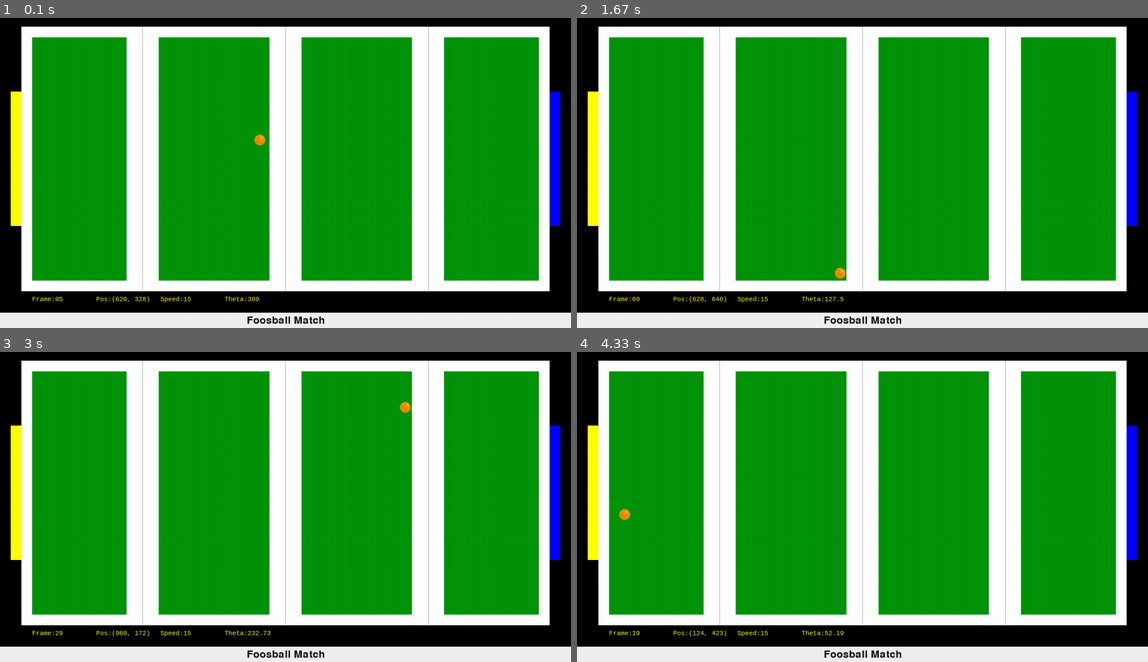
Above: before the commit, frames 1-4 (two rows, left to right).
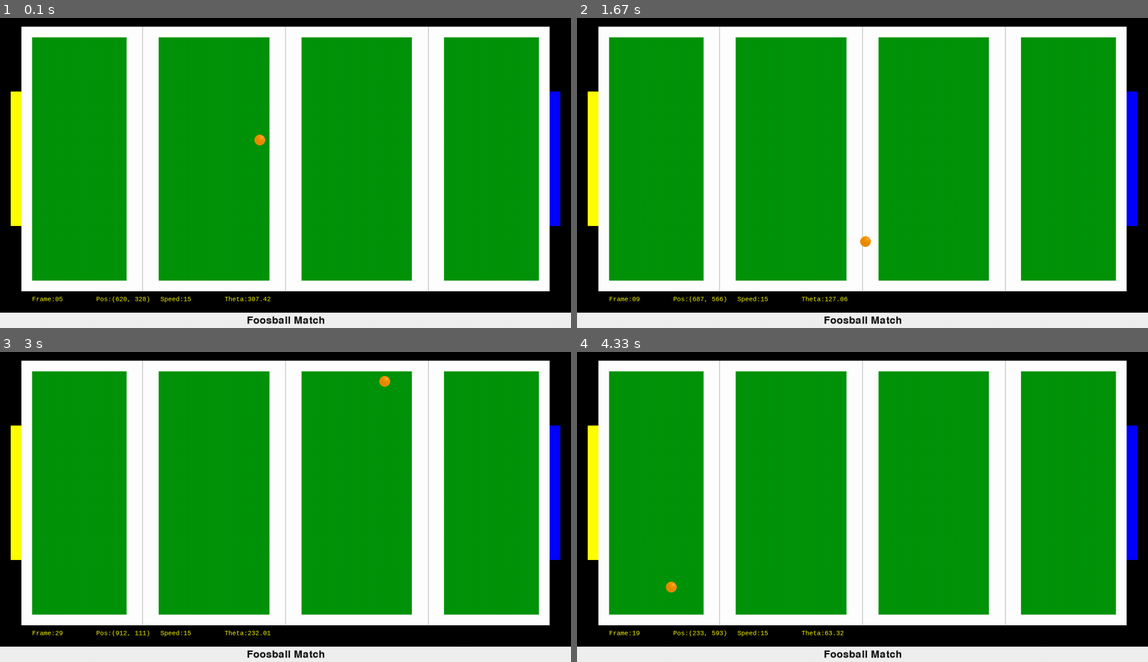
Above: after the commit, the same moments.

Repository: GreatAlexander/Games
Game: pygame game, started from GemTrap/Foosball/main.py
Same seed, same stepped clock (60 frames per second), same inputs: the game is played once before the commit and once after it.
Inputs:
- Up to frame 1 (0.1 s): no input
- Up to frame 2 (1.67 s): no input
- Up to frame 3 (3 s): no input
- Up to frame 4 (4.33 s): no input

The runs differ from the first frame. In frame 1, less than 0.1% of the frame differs, in the area x 44-48%, y 89-92%; in frame 2, 0.1%; in frame 3, 0.1%; in frame 4, 0.2%, in the area x 7-47%, y 50-92%.

Commit message:
Fixed a little bug in Ball.Ball.computeDynamics() where sometimes the orientaion would be over 360 and cause xmod not to be initialized.

Diff:
--- a/GemTrap/Foosball/Ball.py
+++ b/GemTrap/Foosball/Ball.py
@@ -91,7 +91,7 @@
 
     def _updatePosition(self):
         "Update speed and position of ball."
-        self.changeDirectionSlightlyAfterNSteps(60)
+        self.changeDirectionSlightlyAfterNSteps(1)
         xymod, xy = self.computeDynamics()
 
         self.getNextPosition(xymod)
@@ -112,18 +112,18 @@
             self.orientation +=  np.random.normal(0, 1)
 
     def computeDynamics(self):
+        self.orientation %= 360
         angle = self.orientation % 90
         if self.orientation >= 0 and self.orientation < 90 or self.orientation >= 180 and self.orientation < 270:
             xmod = self.speed * np.sin(np.deg2rad(angle))
             ymod = self.speed * np.cos(np.deg2rad(angle))
-        if self.orientation >= 90 and self.orientation < 180 or self.orientation >= 270 and self.orientation <= 360:
+        elif self.orientation >= 90 and self.orientation < 180 or self.orientation >= 270 and self.orientation <= 360:
             xmod = self.speed * np.cos(np.deg2rad(angle))
             ymod = self.speed * np.sin(np.deg2rad(angle))
         xy = self.getXY()
         return np.matrix((xmod*xy[0], ymod*xy[1])), xy
 
     def getXY(self):
-        self.orientation %= 360
         if self.orientation >= 0 and self.orientation < 90:
             return [1, -1]
         elif self.orientation >= 90 and self.orientation < 180:
